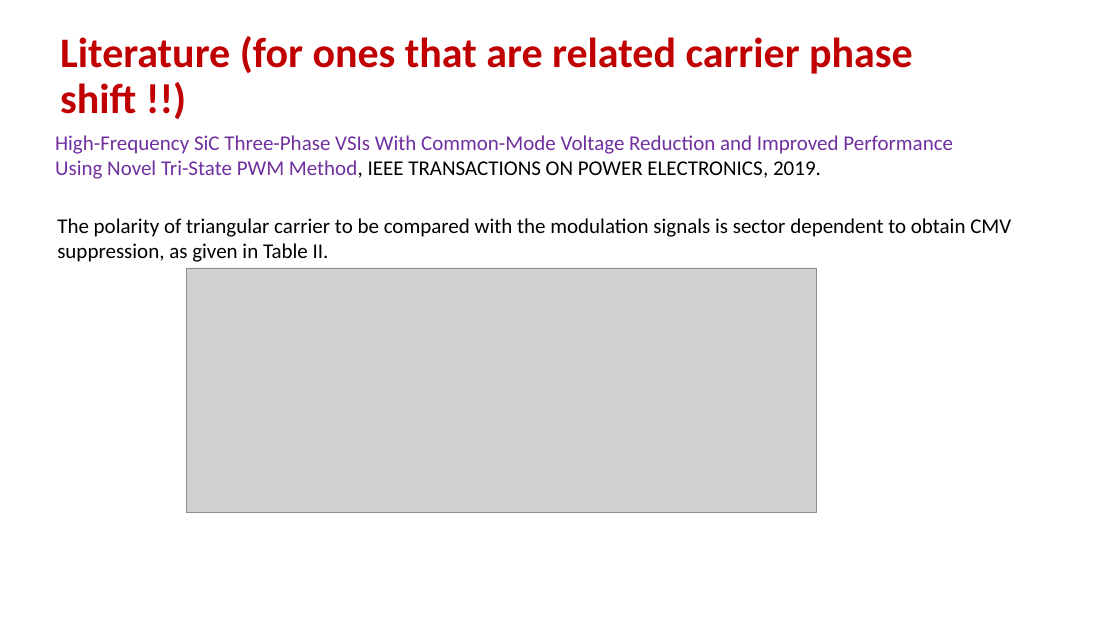
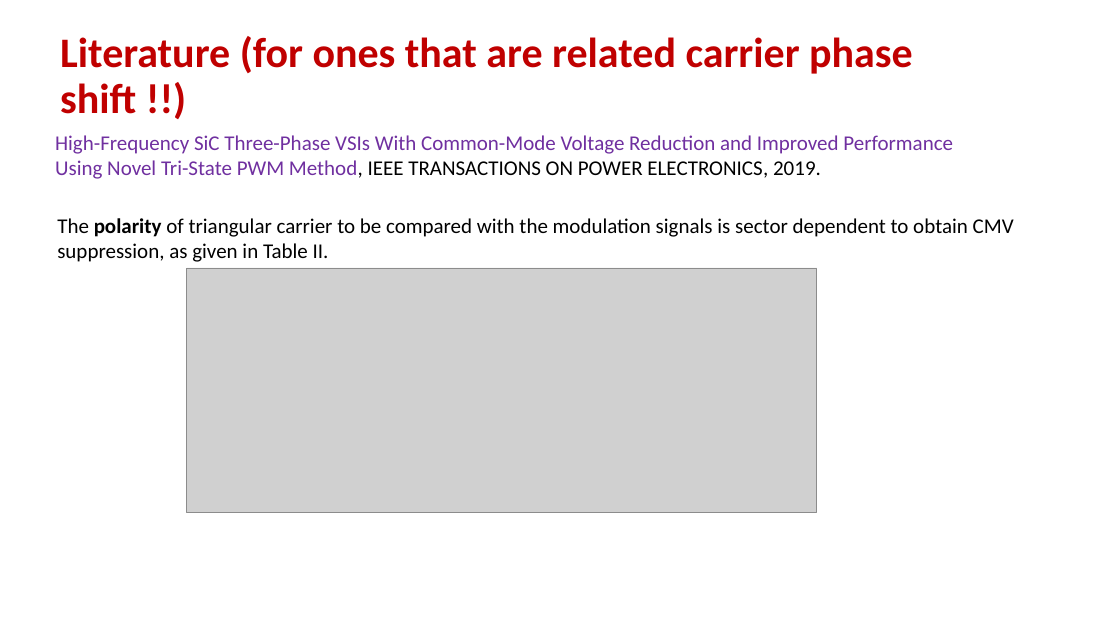
Before and after one commit to EnesAyaz/KTH, a slide deck: slide 9 of Switching Function - Reduced CMV PWM/OnlineCPSCalculation.pptx. Drawn at 1120x630 pixels with LibreOffice and Linux fonts; fonts in the diff are those of the drawing; grey boxes stand for pictures. Boxes give left, top, right and bottom in pixels: in the first picture for what was removed or moved away, otherwise in the second. Text is boxed around its words. In the diff, an @@ line names an element or a change of style, - is before the commit and + after.

```diff
--- a/Switching Function - Reduced CMV PWM/OnlineCPSCalculation.pptx
+++ b/Switching Function - Reduced CMV PWM/OnlineCPSCalculation.pptx
@@ text "The polarity of triangular carrier ..." at (57, 218, 1014, 262): bold on in "polarity" @@
```
Also in this commit, not shown: 4 other slides changed, 2 slides added.
